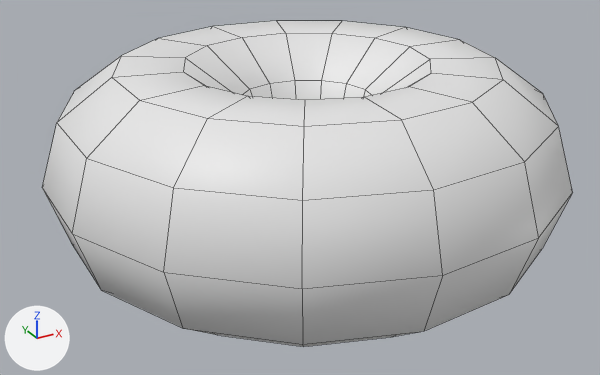
An edit to the FBX model RenegadeHomeTour/Assets/_Design/Models/Donuts/donut.fbx, drawn before and after from the same camera.
Rendered twice from a camera (50 mm lens) standing at (-0.1087, -0.1238, 0.1084) and looking at (-0.0181, 0.041, 0.026). Lighting does not change. The marker at lower left points along +X, +Y and +Z. Mesh edges are drawn as thin lines. Where no turn or scale is listed for an object, it has been applied to the vertices.

The older version as bpy lines, for what is in view:
```python
me_torus_007 = bpy.data.meshes.new('Torus.007')
me_torus_007.from_pydata(...)  # a torus around z (ring radius 0.0373, tube radius 0.0256) spanning x -0.0615..0.0629, y -0.0625..0.0625, z -0.0244..0.0244
ob_torus_006 = bpy.data.objects.new('Torus.006', me_torus_007)
ob_torus_006.location = (-0.0151, 0.0429, 0.0325)
```
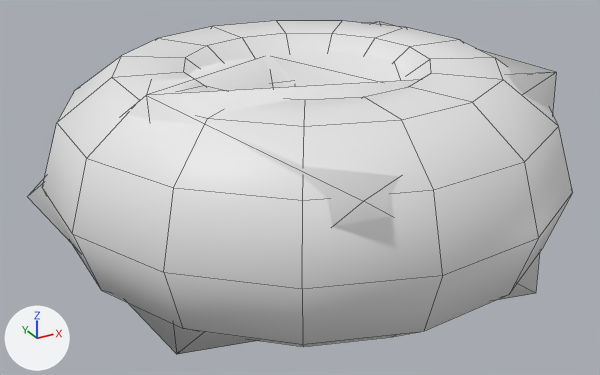
Scene script edits in JSON lines:
```json
{"op": "add", "block": "me_torus_003", "code": ["me_torus_003 = bpy.data.meshes.new('Torus.003')", "me_torus_003.from_pydata(...)  # 15 vertices, 29 faces; spans x -0.0641..0.051, y -0.0576..0.0628, z -0.0265..0.0269"]}
{"op": "add", "block": "ob_donut_full_lod1", "code": ["ob_donut_full_lod1 = bpy.data.objects.new('donut_full_LOD1', me_torus_003)", "ob_donut_full_lod1.location = (-0.0151, 0.0429, 0.0325)"]}
```

Boxes (x1, y1, x2, y2) around the edits, measured in the pictures (600 x 375 px):
```json
{"object": "donut_full_LOD1", "change": "added", "after": [27, 22, 556, 354]}
```
